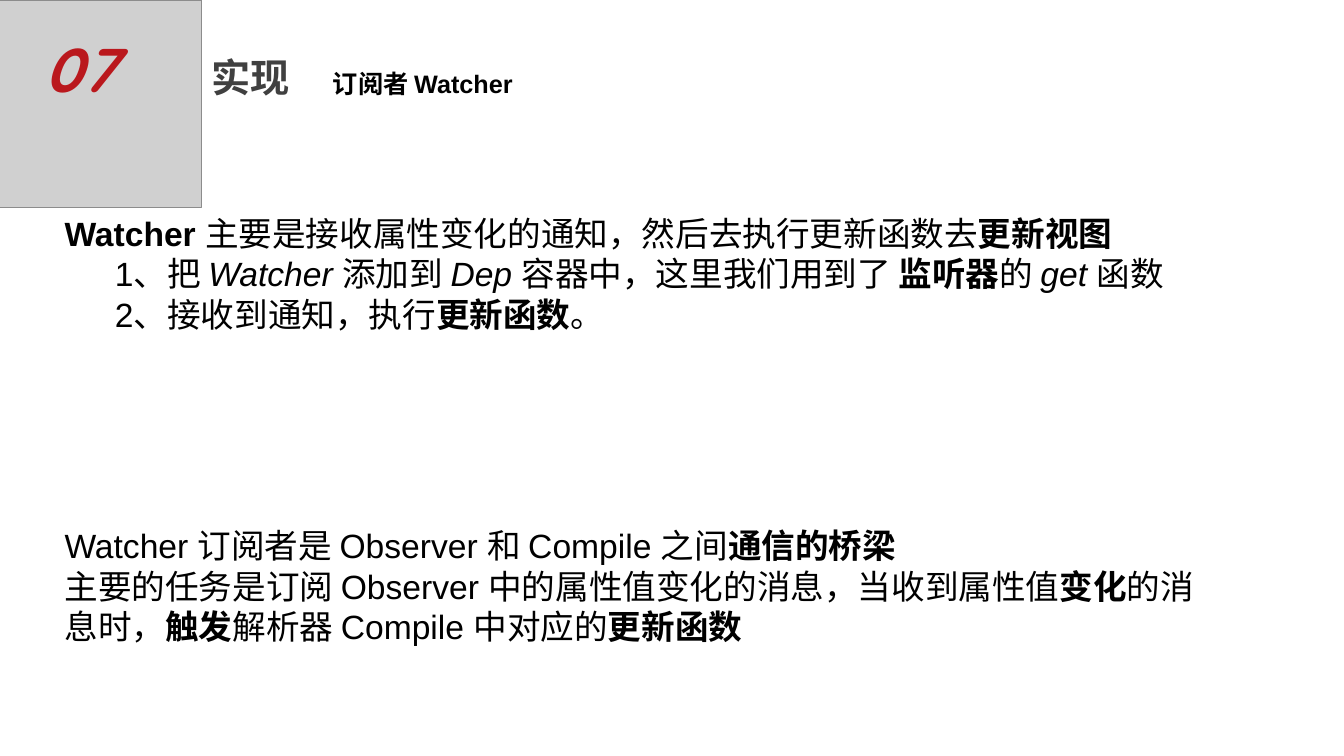
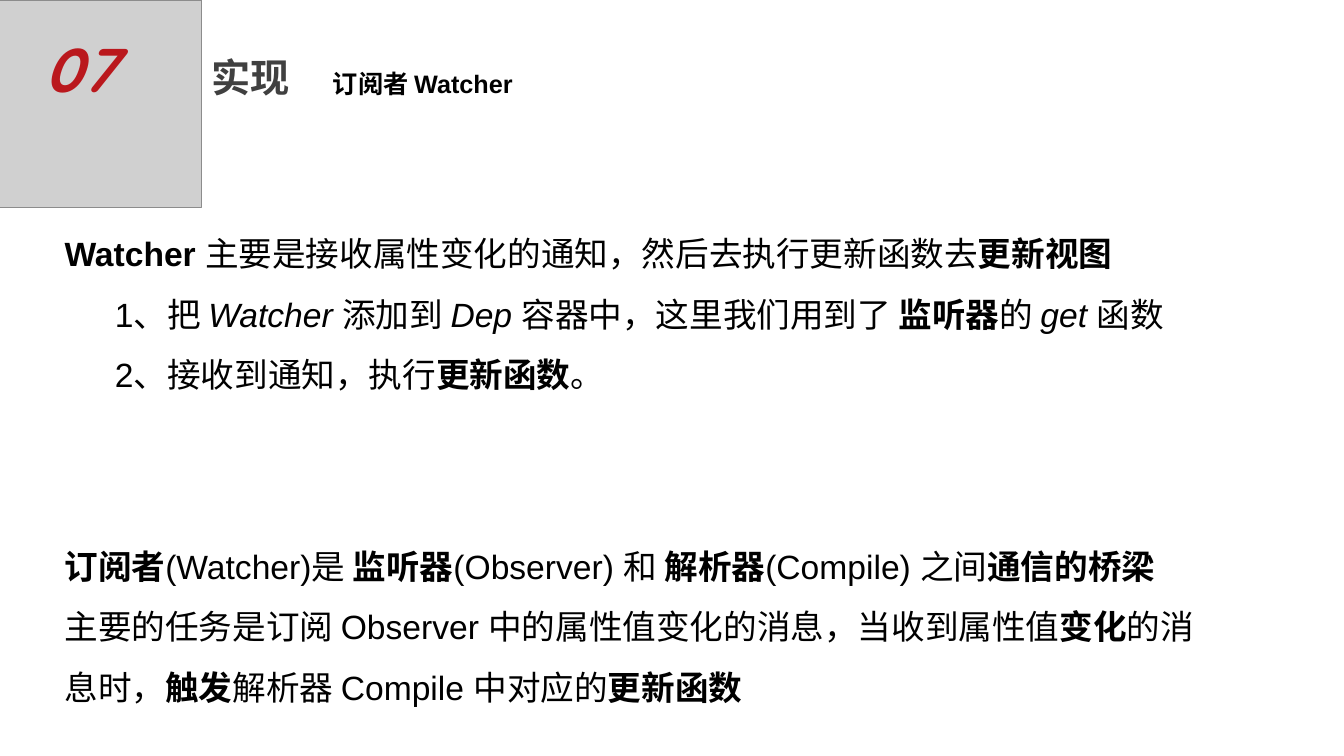
Before and after one commit to JackieDYH/DemoTest, a slide deck: slide 8 of vue测试/双向绑定/Vue双向绑定原理及实现-数据响应式原理-代应豪.pptx. Drawn at 1344x756 pixels with LibreOffice and Linux fonts; fonts in the diff are those of the drawing; grey boxes stand for pictures; background and template pictures are left out. Boxes give left, top, right and bottom in pixels: in the first picture for what was removed or moved away, otherwise in the second. Text is boxed around its words. In the diff, an @@ line names an element or a change of style, - is before the commit and + after.

Commit message:
更新ppt

```diff
--- a/vue测试/双向绑定/Vue双向绑定原理及实现-数据响应式原理-代应豪.pptx
+++ b/vue测试/双向绑定/Vue双向绑定原理及实现-数据响应式原理-代应豪.pptx
@@ text "Watcher 主要是接收属性变化的通知，然后去执行更新函数去更新视图" at <box>65,237,1164,391</box>: line spacing 1 to 1.5 @@
@@ text at <box>65,550,1155,586</box>: text changed @@
-Watcher 订阅者是 Observer 和 Compile 之间通信的桥梁
+订阅者(Watcher)是 监听器(Observer) 和 解析器(Compile) 之间通信的桥梁
@@ text at <box>65,610,1194,707</box>: line spacing 1 to 1.5 @@
```
Also in this commit, not shown: 8 other slides changed.
